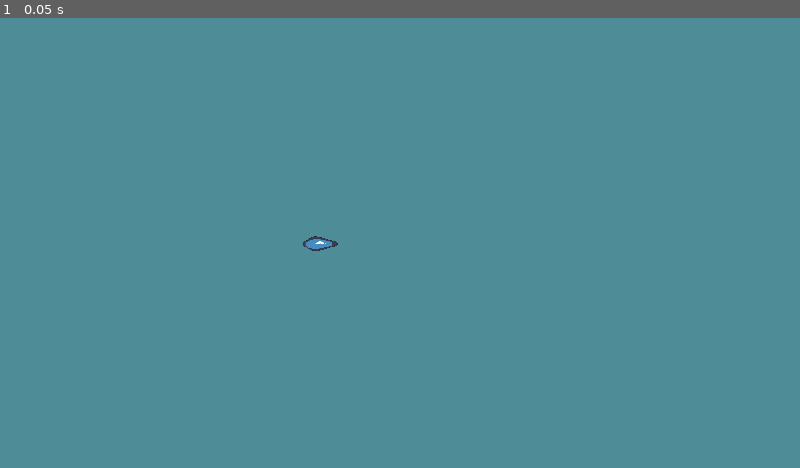
Above: before the commit, frame 1.
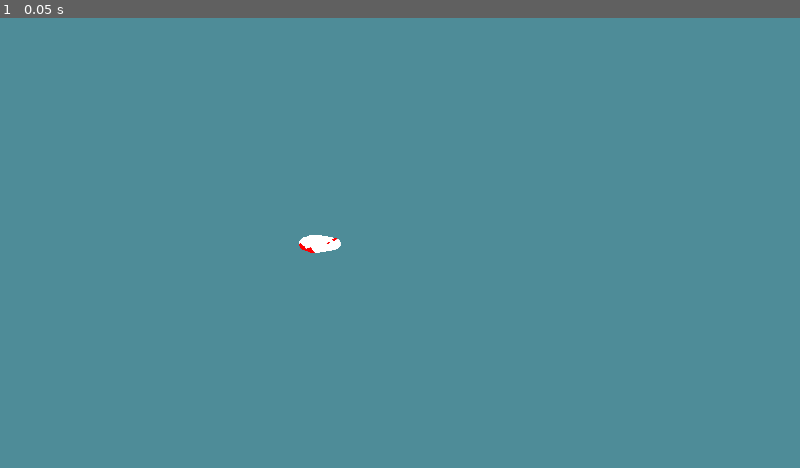
Above: after the commit, the same moment.

Repository: Dowsley/procedural-vivarium
Game: Godot game, scene res://src/game.tscn
Same seed, same stepped clock (60 frames per second), same inputs: the game is played once before the commit and once after it. The engine's default icon, where the game draws it, is replaced by a stand-in: a white triangle on a blue panel in a dark square.
Inputs:
- Up to frame 1 (0.05 s): no input

The runs differ from the first frame. In frame 1, 0.2% of the frame differs, in the area x 37-43%, y 48-53%.

Commit message:
Procedural textures

Diff:
--- /dev/null
+++ b/data/koi_types/utsurimono.tres
@@ -0,0 +1,16 @@
+[gd_resource type="NoiseTexture2D" load_steps=3 format=3 uid="uid://m81ck6jqcr03"]
+
+[sub_resource type="Gradient" id="Gradient_3rbu3"]
+interpolation_mode = 1
+offsets = PackedFloat32Array(0, 0.197531)
+colors = PackedColorArray(0.992157, 0, 0.00784314, 1, 1, 1, 1, 1)
+
+[sub_resource type="FastNoiseLite" id="FastNoiseLite_xhdne"]
+seed = 1177730168
+frequency = 0.0021
+fractal_weighted_strength = 1.0
+
+[resource]
+width = 1024
+color_ramp = SubResource("Gradient_3rbu3")
+noise = SubResource("FastNoiseLite_xhdne")
--- a/src/game.tscn
+++ b/src/game.tscn
@@ -1,15 +1,30 @@
-[gd_scene load_steps=3 format=3 uid="uid://bif56bhg6uym3"]
+[gd_scene load_steps=6 format=3 uid="uid://bif56bhg6uym3"]
 
 [ext_resource type="PackedScene" uid="uid://cbr76dv68oqtt" path="res://src/koi.tscn" id="1_i28ue"]
 
 [sub_resource type="Curve" id="Curve_5kr7r"]
-_data = [Vector2(0, 0.296703), 0.0, 0.0, 0, 0, Vector2(0.347368, 0.725275), 0.0, 0.0, 0, 0, Vector2(0.947368, 0.263736), 0.0, 0.0, 0, 0]
+_data = [Vector2(0.0157895, 0.659341), 0.0, 0.0, 0, 0, Vector2(0.347368, 0.879121), 0.0, 0.0, 0, 0, Vector2(1, 0.56044), 0.0, 0.0, 0, 0]
 point_count = 3
+
+[sub_resource type="Gradient" id="Gradient_3rbu3"]
+interpolation_mode = 1
+offsets = PackedFloat32Array(0, 0.197531)
+colors = PackedColorArray(0.992157, 0, 0.00784314, 1, 1, 1, 1, 1)
+
+[sub_resource type="FastNoiseLite" id="FastNoiseLite_xhdne"]
+frequency = 0.0021
+fractal_weighted_strength = 1.0
+
+[sub_resource type="NoiseTexture2D" id="NoiseTexture2D_5ss8j"]
+width = 1024
+color_ramp = SubResource("Gradient_3rbu3")
+noise = SubResource("FastNoiseLite_xhdne")
 
 [node name="Game" type="Node2D"]
 
 [node name="Koi" parent="." instance=ExtResource("1_i28ue")]
 position = Vector2(734, 542)
 width_curve = SubResource("Curve_5kr7r")
+texture = SubResource("NoiseTexture2D_5ss8j")
 num_segments = 8
 radius = 50
--- a/src/koi.gd
+++ b/src/koi.gd
@@ -14,6 +14,7 @@
 func _ready() -> void:
 	init_segments()
 	width = radius
+	texture.noise.seed = randi()
 
 
 func _process(_delta: float) -> void:
--- a/src/koi.tscn
+++ b/src/koi.tscn
@@ -1,11 +1,15 @@
-[gd_scene load_steps=3 format=3 uid="uid://cbr76dv68oqtt"]
+[gd_scene load_steps=4 format=3 uid="uid://cbr76dv68oqtt"]
 
 [ext_resource type="Script" path="res://src/koi.gd" id="1_aic7n"]
-[ext_resource type="Texture2D" uid="uid://dv58ienrc22o2" path="res://assets/icon.svg" id="1_ikie2"]
+
+[sub_resource type="FastNoiseLite" id="FastNoiseLite_40tir"]
+
+[sub_resource type="NoiseTexture2D" id="NoiseTexture2D_5njrh"]
+noise = SubResource("FastNoiseLite_40tir")
 
 [node name="Koi" type="Line2D"]
 width = 20.0
-texture = ExtResource("1_ikie2")
+texture = SubResource("NoiseTexture2D_5njrh")
 texture_mode = 2
 joint_mode = 2
 begin_cap_mode = 2
